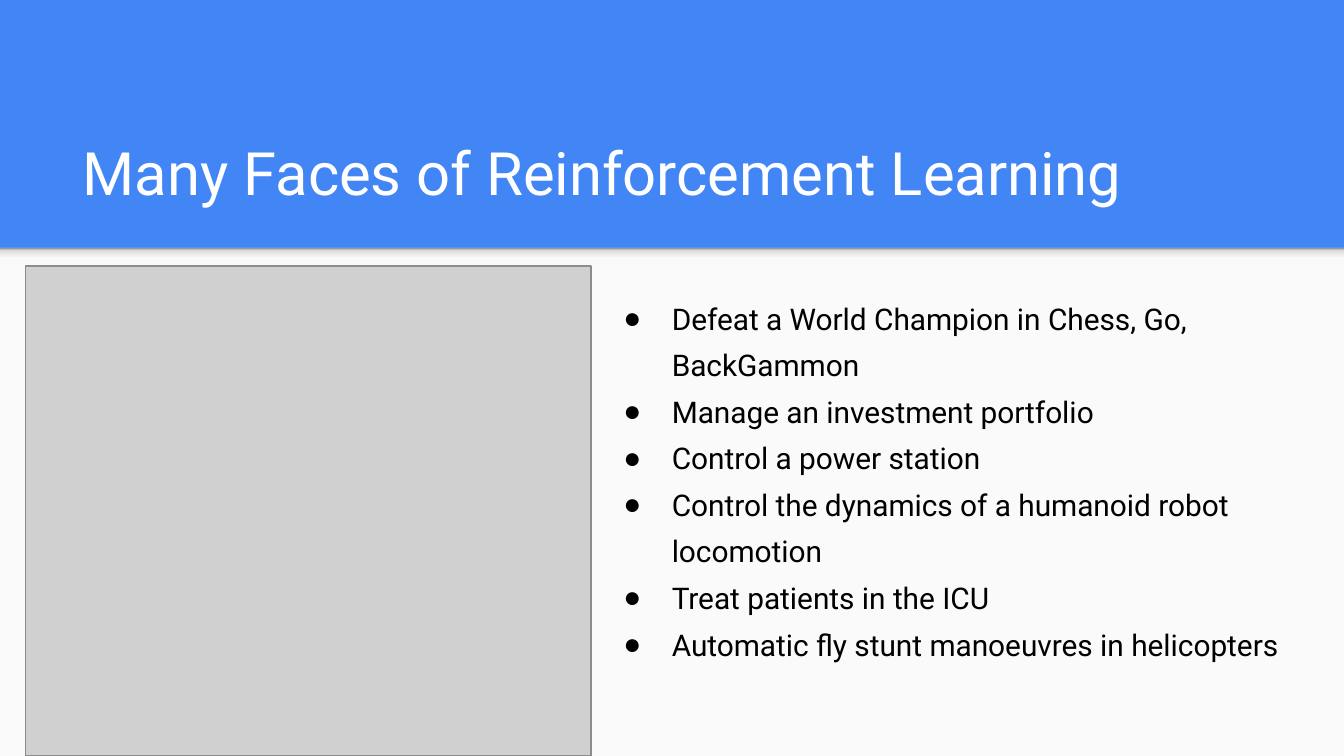
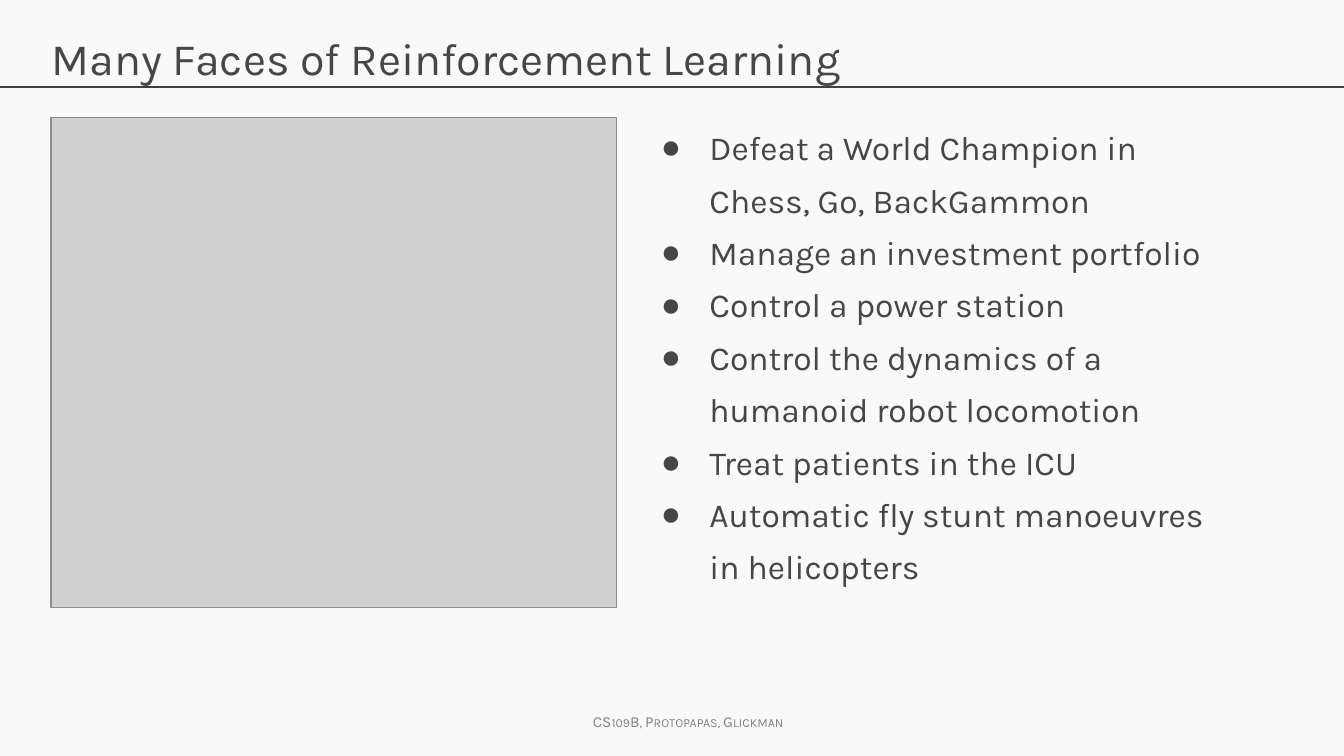
Before and after one commit to Harvard-IACS/2019-CS109B, a slide deck: slide 19 of content/lectures/lecture14/presentation/cs109b_lecture14_RL.pptx (slide 5 before the commit). Drawn at 1344x756 pixels with LibreOffice and Linux fonts; fonts in the diff are those of the drawing; grey boxes stand for pictures; background and template pictures are left out. Boxes give left, top, right and bottom in pixels: in the first picture for what was removed or moved away, otherwise in the second. Text is boxed around its words. In the diff, an @@ line names an element or a change of style, - is before the commit and + after.

```diff
--- a/content/lectures/lecture14/presentation/cs109b_lecture14_RL.pptx
+++ b/content/lectures/lecture14/presentation/cs109b_lecture14_RL.pptx
@@ background #4285F4 to #F9F9F9 @@
@@ title "Many Faces of Reinforcement Learning": place and size @@
-title "Many Faces of Reinforcement Learning" at [83,149,1121,208]
+title "Many Faces of Reinforcement Learning" at [52,44,840,86]
@@ title "Many Faces of Reinforcement Learning" at [52,44,840,86]: size 32 to 24 pt, font Roboto to Karla, text colour #FFFFFF to #464646; vertical alignment bottom to top @@
@@ line added from (0, 87) to (1344, 87), #404040 0.75 pt @@
@@ picture: place and size @@
-picture at [26,266,591,755]
+picture at [51,118,617,607]
@@ text "Defeat a World Champion in ...": place and size @@
-text "Defeat a World Champion in ..." at [672,307,1278,663]
+text "Defeat a World Champion in ..." at [709,137,1204,587]
@@ text "Defeat a World Champion in ..." at [709,137,1204,587]: size 16 to 18 pt, font Roboto to Karla, text colour #000000 to #464646 @@
@@ rectangle removed at [0,247,1344,755] @@
@@ rectangle removed at [0,247,1344,263] @@
@@ text added at [579,706,806,738], 8.2 pt, text #808080, small capitals @@
+CS109B, Protopapas, Glickman
```
Also in this commit, not shown: 16 other slides changed, 41 slides added, 11 slides removed, 1 other file.
